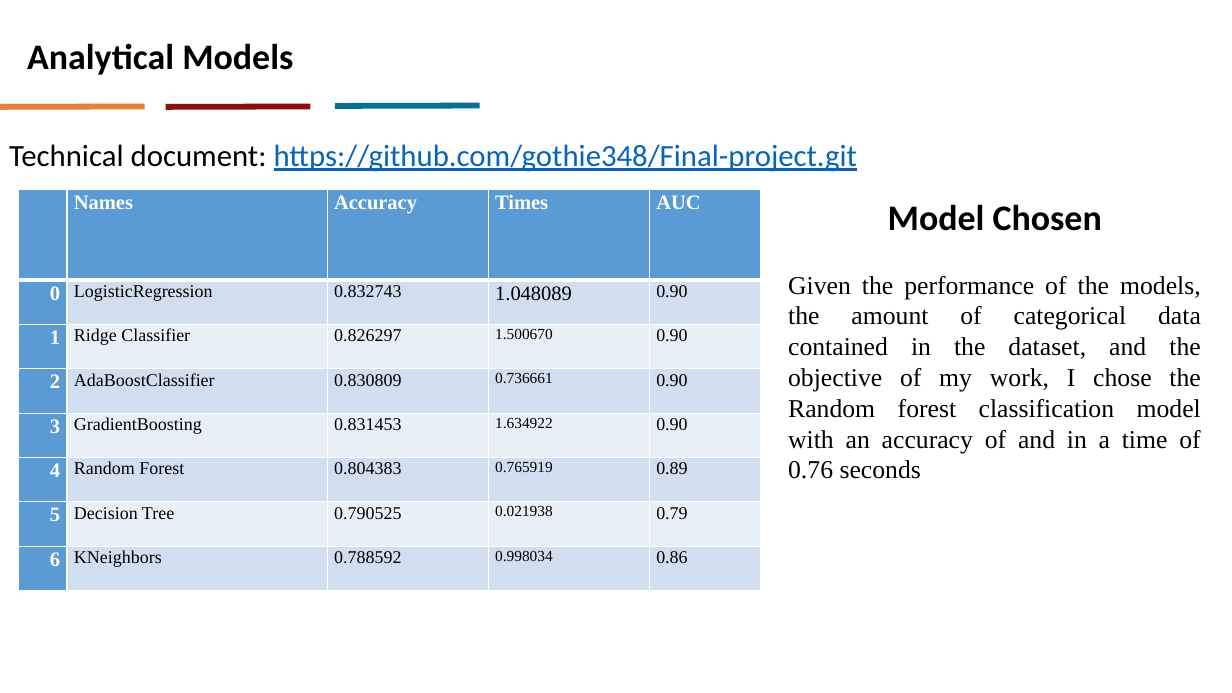
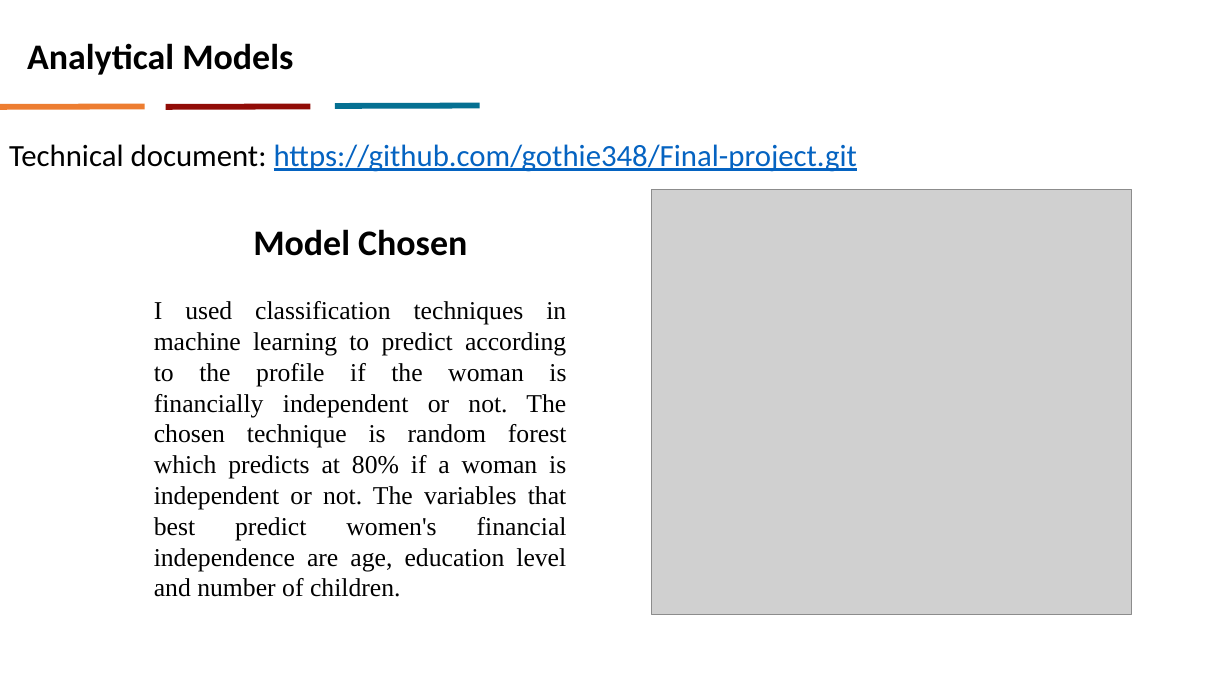
Before and after one commit to gothie348/Final-project, a slide deck: slide 10 of capstone prentation [Autosaved].pptx (slide 8 before the commit). Drawn at 1232x693 pixels with LibreOffice and Linux fonts; fonts in the diff are those of the drawing; grey boxes stand for pictures. Boxes give left, top, right and bottom in pixels: in the first picture for what was removed or moved away, otherwise in the second. Text is boxed around its words. In the diff, an @@ line names an element or a change of style, - is before the commit and + after.

```diff
--- a/capstone prentation [Autosaved].pptx
+++ b/capstone prentation [Autosaved].pptx
@@ table removed at (18, 189, 762, 591), 8 rows, 5 columns @@
- | Names | Accuracy | Times | AUC
-0 | LogisticRegression | 0.832743 | 1.048089 | 0.90
-1 | Ridge Classifier | 0.826297 | 1.500670 | 0.90
-2 | AdaBoostClassifier | 0.830809 | 0.736661 | 0.90
-3 | GradientBoosting | 0.831453 | 1.634922 | 0.90
-4 | Random Forest | 0.804383 | 0.765919 | 0.89
-5 | Decision Tree | 0.790525 | 0.021938 | 0.79
-6 | KNeighbors | 0.788592 | 0.998034 | 0.86
@@ picture added at (652, 189, 1132, 615) @@
@@ text "Model Chosen": place and size @@
-text "Model Chosen" at (788, 204, 1201, 479)
+text "Model Chosen" at (154, 229, 567, 597)
@@ text at (154, 301, 567, 597): text changed @@
-Given the performance of the models, the amount of categorical data contained in the dataset, and the objective of my work, I chose the Random forest classification model with an accuracy of and in a time of 0.76 seconds
+I used classification techniques in machine learning to predict according to the profile if the woman is financially independent or not. The chosen technique is random forest which predicts at 80% if a woman is independent or not. The variables that best predict women's financial independence are age, education level and number of children.
```
Also in this commit, not shown: 7 other slides changed, 2 slides added.
